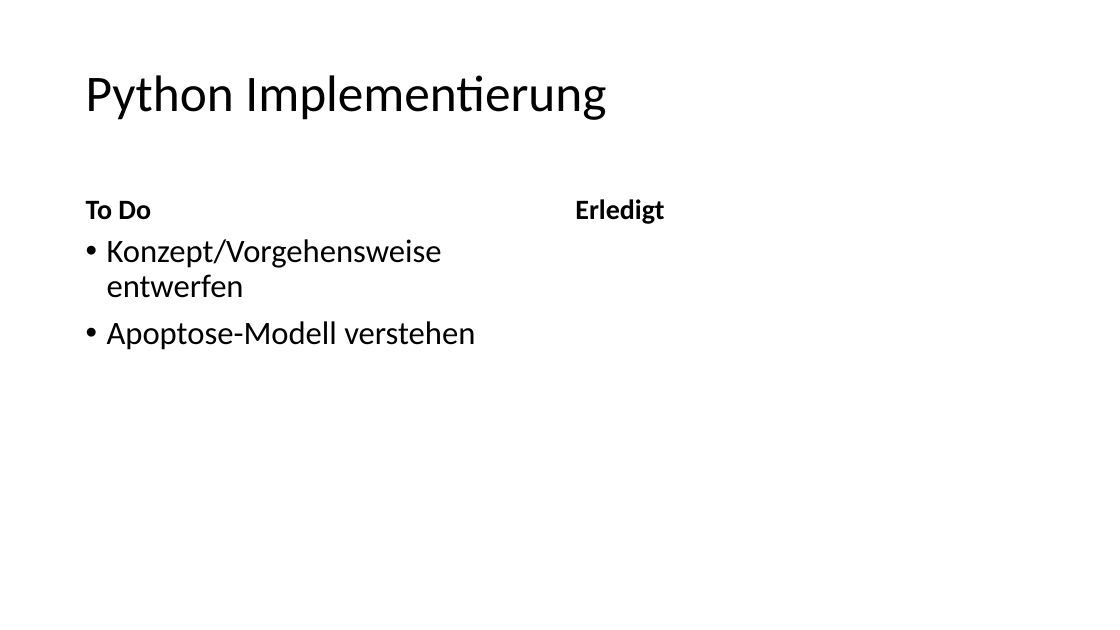
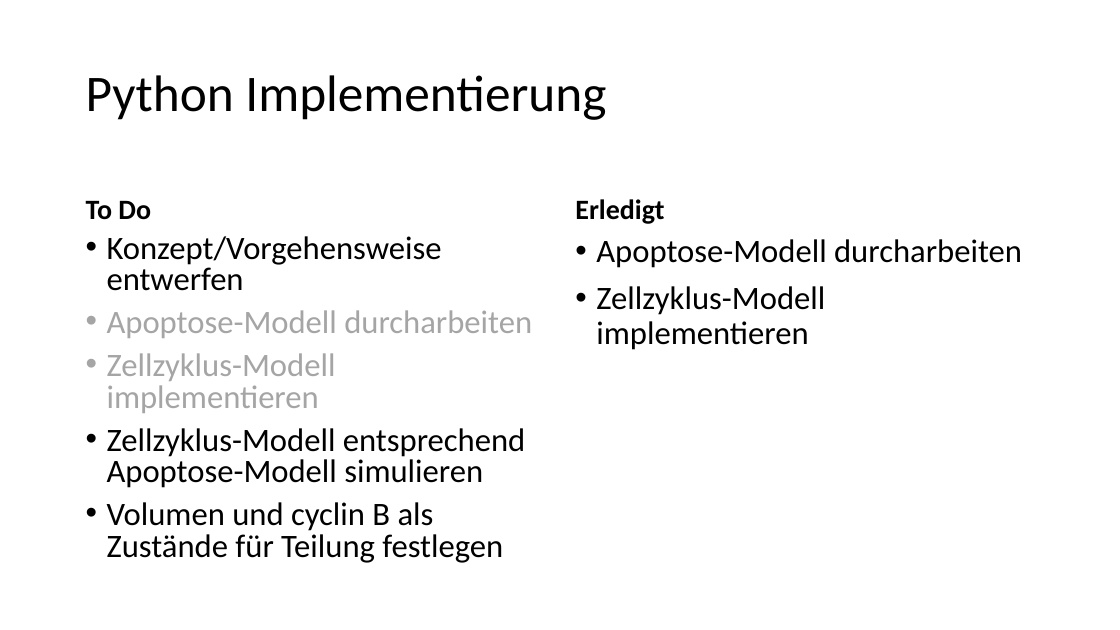
Before and after one commit to MD-cyb3/bachelor-thesis, a slide deck: slide 3 of Allgemeines/TimeLine.pptx. Drawn at 1120x630 pixels with LibreOffice and Linux fonts; fonts in the diff are those of the drawing. Boxes give left, top, right and bottom in pixels: in the first picture for what was removed or moved away, otherwise in the second. Text is boxed around its words. In the diff, an @@ line names an element or a change of style, - is before the commit and + after.

Commit message:
Updated Timeline

```diff
--- a/Allgemeines/TimeLine.pptx
+++ b/Allgemeines/TimeLine.pptx
@@ text at <box>107,236,442,291</box>: line spacing 0.9 to 0.8 @@
@@ text added at <box>596,239,1022,350</box>, 28 pt, text #000000 @@
+• Apoptose-Modell durcharbeiten
+• Zellzyklus-Modell implementieren
@@ text at <box>107,310,532,563</box>: text changed @@
-• Apoptose-Modell verstehen
+• Apoptose-Modell durcharbeiten
+• Zellzyklus-Modell implementieren
+• Zellzyklus-Modell entsprechend Apoptose-Modell simulieren
+• Volumen und cyclin B als Zustände für Teilung festlegen
```
